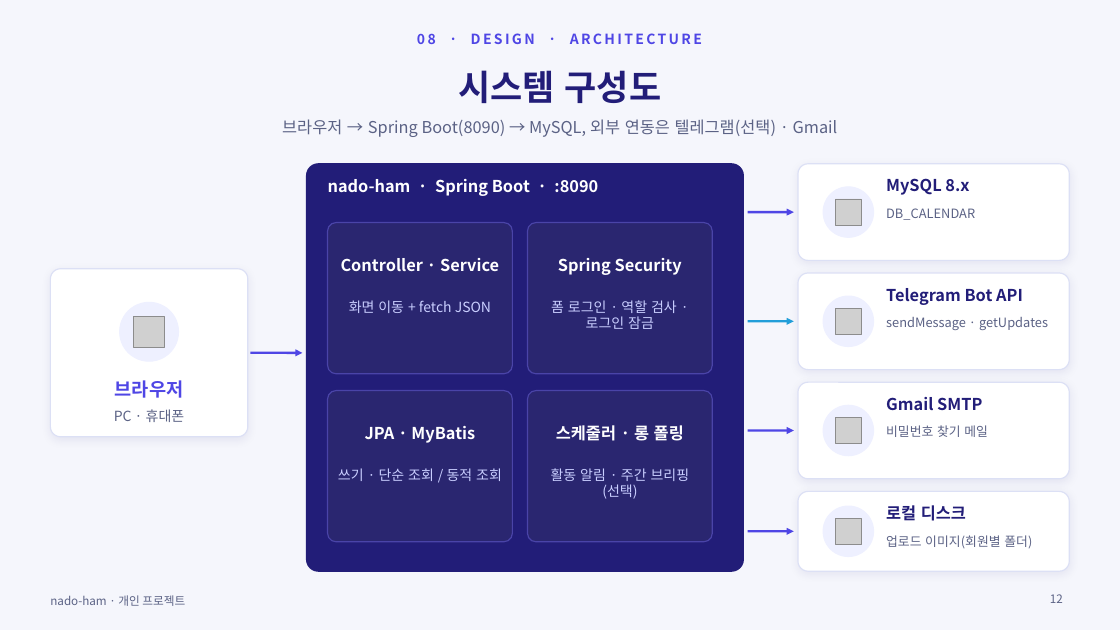
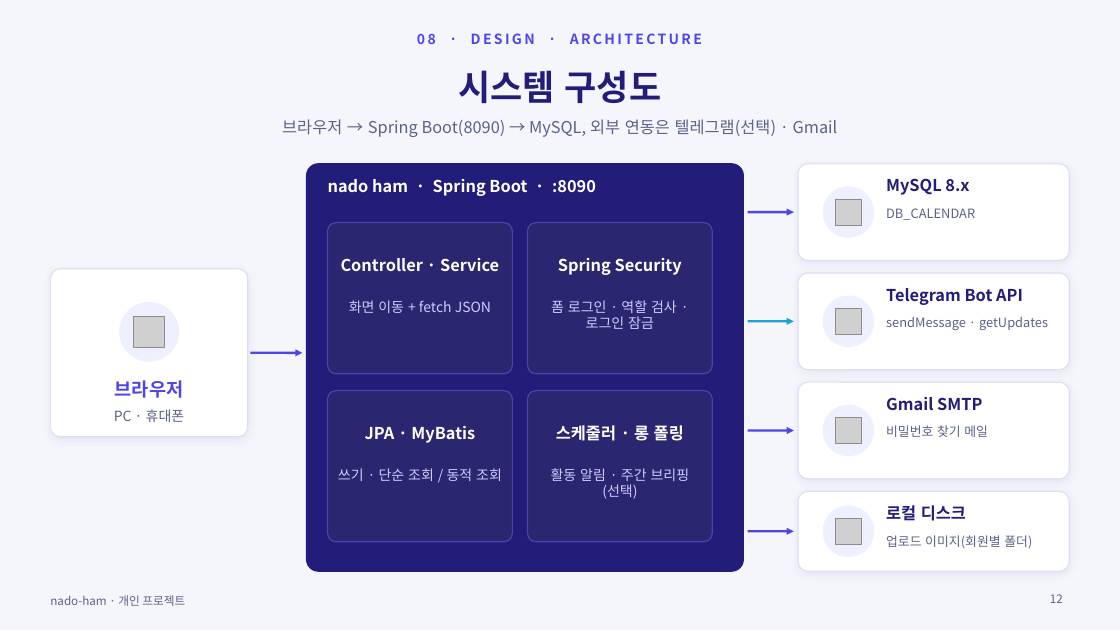
Before and after one commit to ho8566z/nado-ham_word, a slide deck: slide 12 of ppt_output/nado_ham.pptx. Drawn at 1120x630 pixels with LibreOffice and Linux fonts; fonts in the diff are those of the drawing; grey boxes stand for pictures. Boxes give left, top, right and bottom in pixels: in the first picture for what was removed or moved away, otherwise in the second. Text is boxed around its words. In the diff, an @@ line names an element or a change of style, - is before the commit and + after.

```diff
--- a/ppt_output/nado_ham.pptx
+++ b/ppt_output/nado_ham.pptx
@@ text at [328,179,596,196]: text changed @@
-nado-ham · Spring Boot · :8090
+nado ham · Spring Boot · :8090
```
Also in this commit, not shown: 15 other slides changed, 34 other files.
